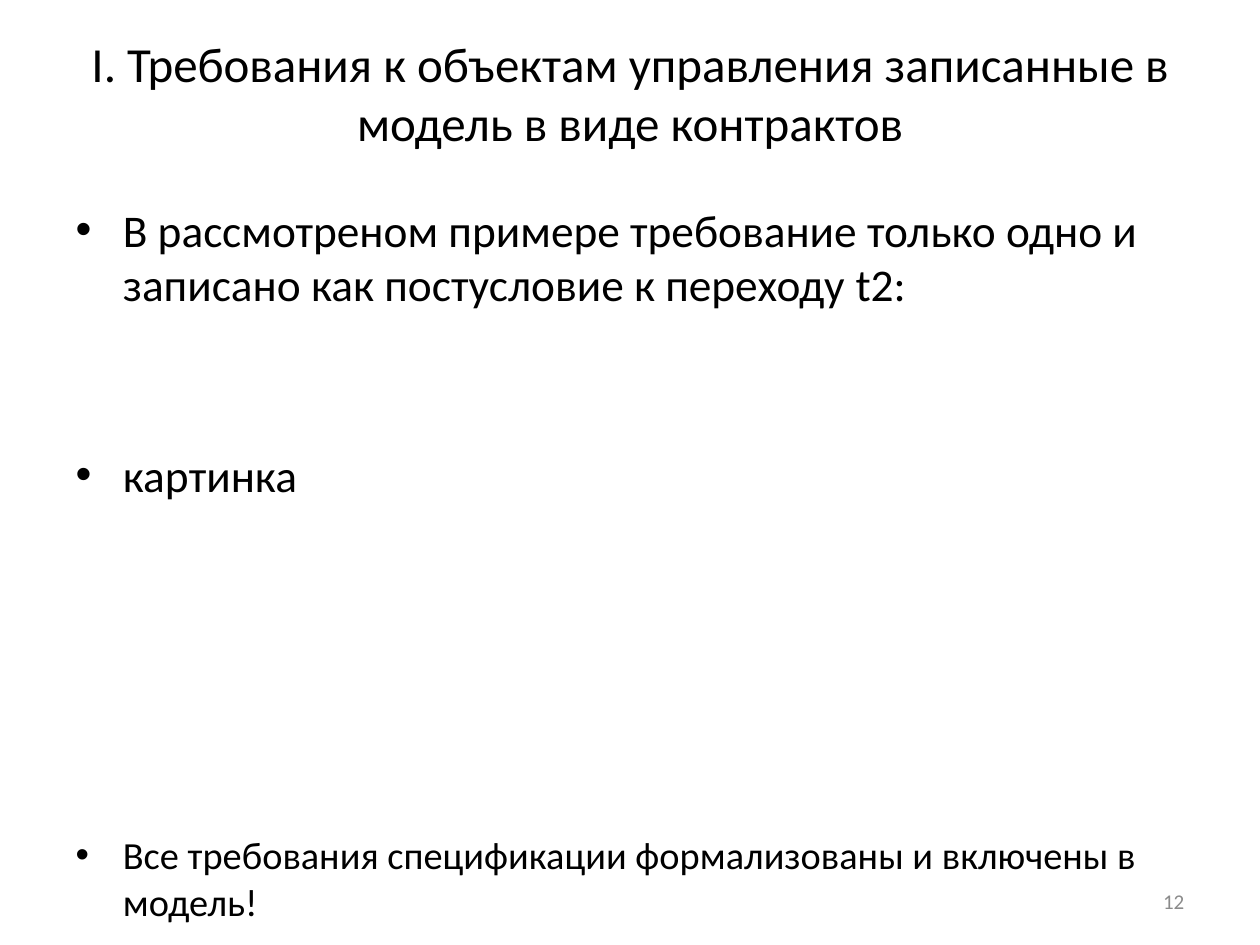
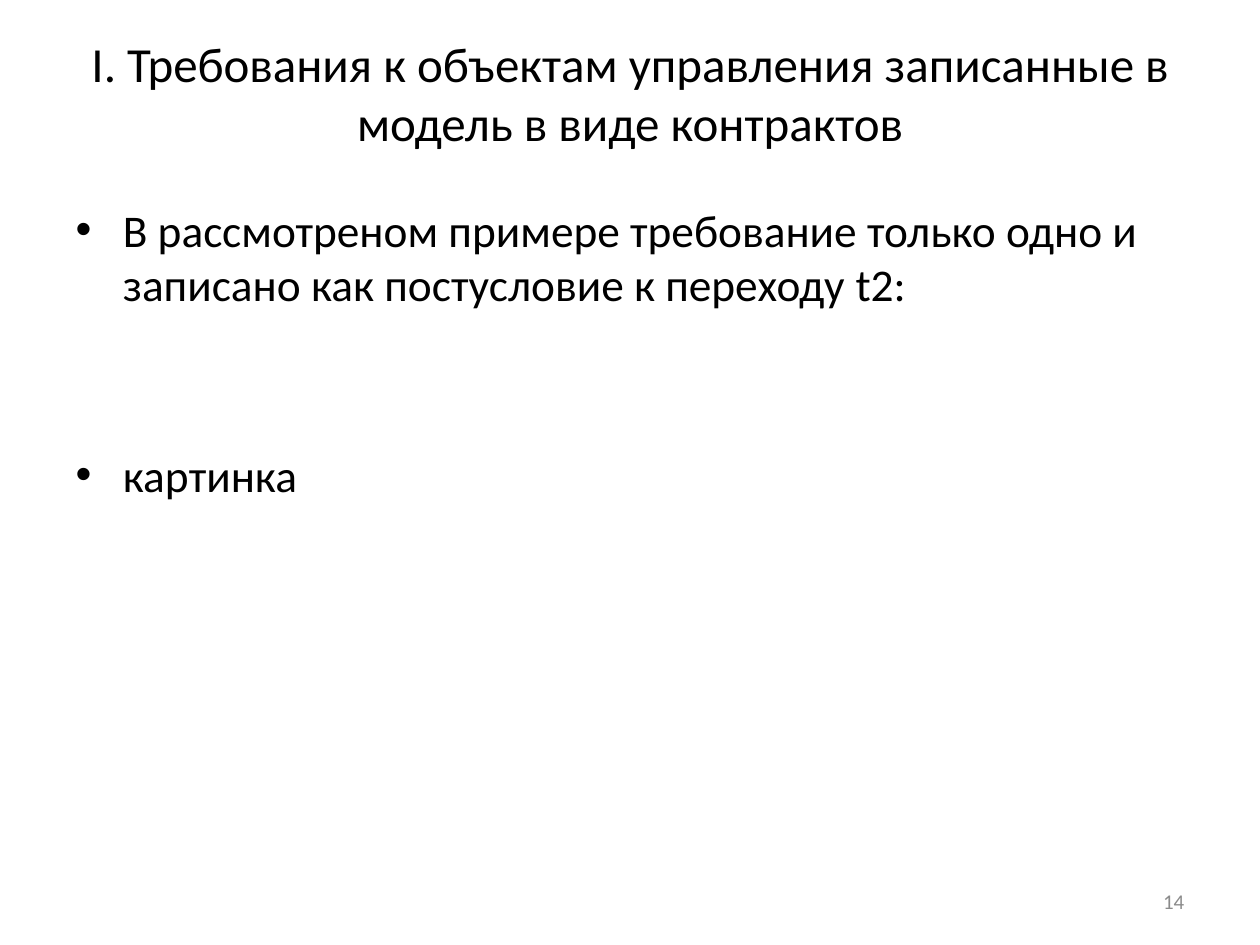
Before and after one commit to nohoper/masters, a slide deck: slide 14 of kmu.pptx (slide 12 before the commit). Drawn at 1260x945 pixels with LibreOffice and Linux fonts; fonts in the diff are those of the drawing. Boxes give left, top, right and bottom in pixels: in the first picture for what was removed or moved away, otherwise in the second. Text is boxed around its words. In the diff, an @@ line names an element or a change of style, - is before the commit and + after.

```diff
--- a/kmu.pptx
+++ b/kmu.pptx
@@ text at [123, 843, 1135, 923]: paragraph removed @@
-• Все требования спецификации формализованы и включены в модель!
@@ page number at [1163, 895, 1184, 909]: text changed @@
-12
+14
```
Also in this commit, not shown: 15 other slides changed, 4 slides added, 1 slide removed.
